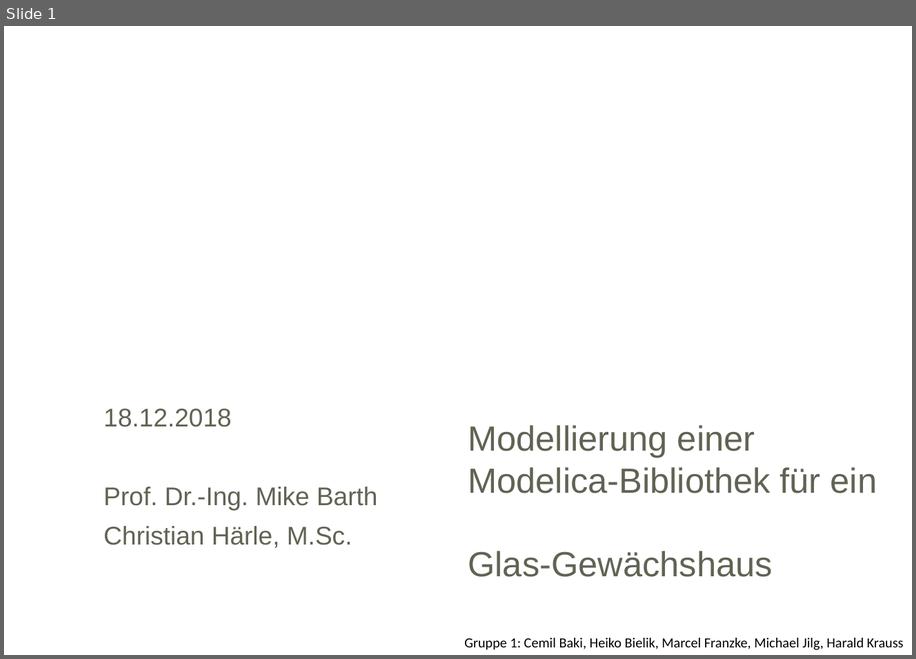
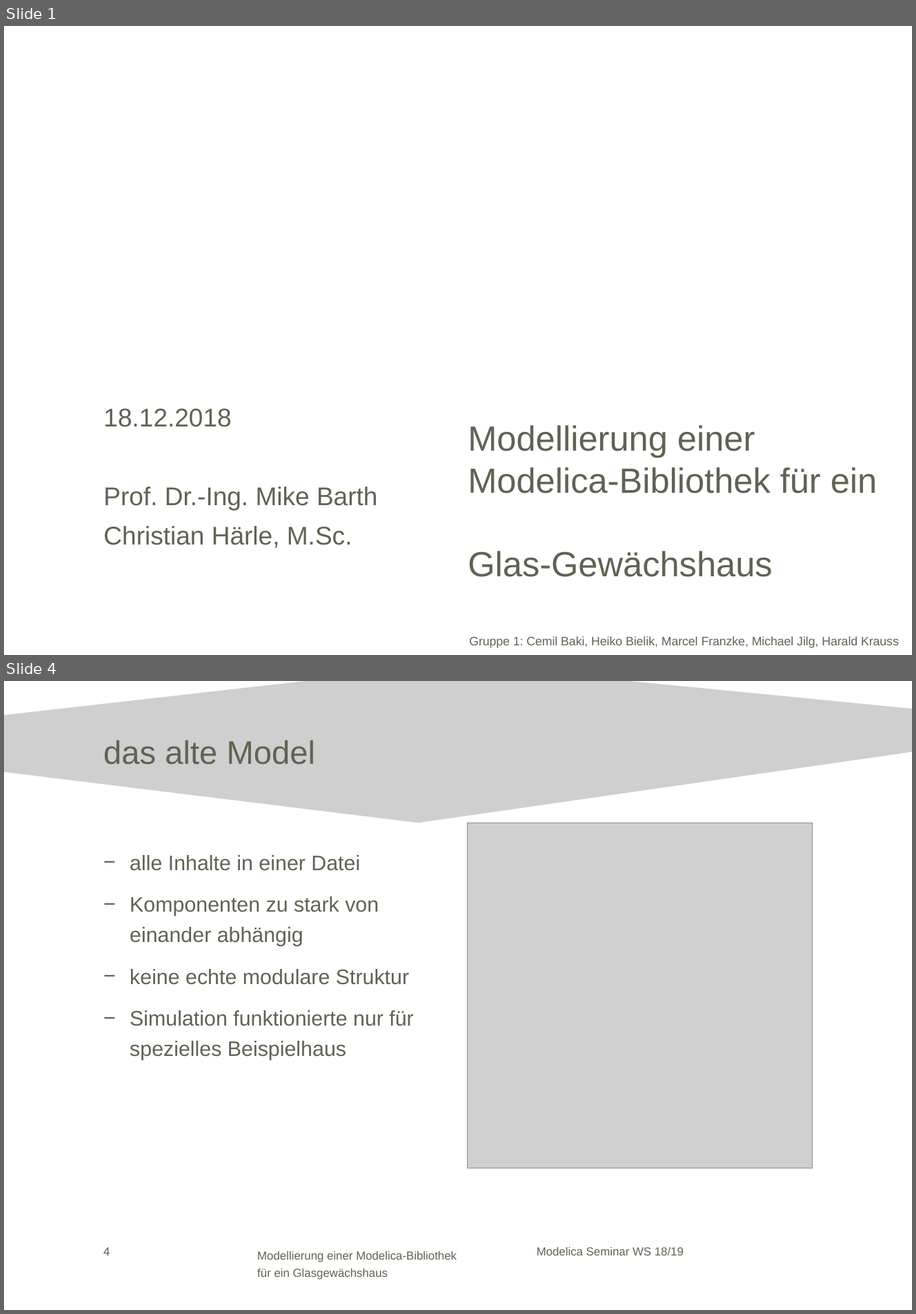
Before and after one commit to HeikoBielik/gewXhouse, a slide deck: Modelica WS 18_19_V3.pptx. Shown one above the other, each under a label of ours: slide 1 before the commit, slides 1 and 4 after it; the slides between them are not shown. The pictures are 916x659 and 916x1314 pixels, drawn with LibreOffice and Linux fonts; fonts in the diff are those of the drawing; grey boxes stand for pictures; background and template pictures are left out. Boxes give left, top, right and bottom in pixels: in the first picture for what was removed or moved away, otherwise in the second. Text is boxed around its words. In the diff, an @@ line names an element or a change of style, - is before the commit and + after.

```diff
--- a/Modelica WS 18_19_V3.pptx
+++ b/Modelica WS 18_19_V3.pptx
@@ slide 4 added at (x1=4, y1=681, x2=912, y2=1310), background #FFFFFF @@
@@ freeform shape added at (x1=4, y1=681, x2=912, y2=822), fill #CFCFCF @@
@@ title added at (x1=103, y1=740, x2=316, y2=764), 28 pt, text #626254 @@
+das alte Model
@@ picture added at (x1=468, y1=822, x2=813, y2=1168) @@
@@ text added at (x1=130, y1=855, x2=413, y2=1060), 18 pt, text #626254 @@
+− alle Inhalte in einer Datei
+− Komponenten zu stark von einander abhängig
+− keine echte modulare Struktur
+− Simulation funktionierte nur für spezielles Beispielhaus
@@ page number added at (x1=103, y1=1247, x2=110, y2=1255), 10 pt, text #626254 @@
+4
@@ text added at (x1=257, y1=1251, x2=457, y2=1279), 10 pt, text #626254 @@
+Modellierung einer Modelica-Bibliothek für ein Glasgewächshaus
@@ text added at (x1=537, y1=1247, x2=684, y2=1255), 10 pt, text #626254 @@
+Modelica Seminar WS 18/19
@@ slide 1 changed as well @@
@@ text "Gruppe 1: Cemil Baki, Heiko ..." at (x1=469, y1=636, x2=899, y2=648): size 12 to 10.5 pt, font Calibri to Arial, text colour #000000 to #626254 @@
```
Also in this commit, not shown: 1 other slide changed, 5 other slides added, 9 slides removed, 1 other file.
